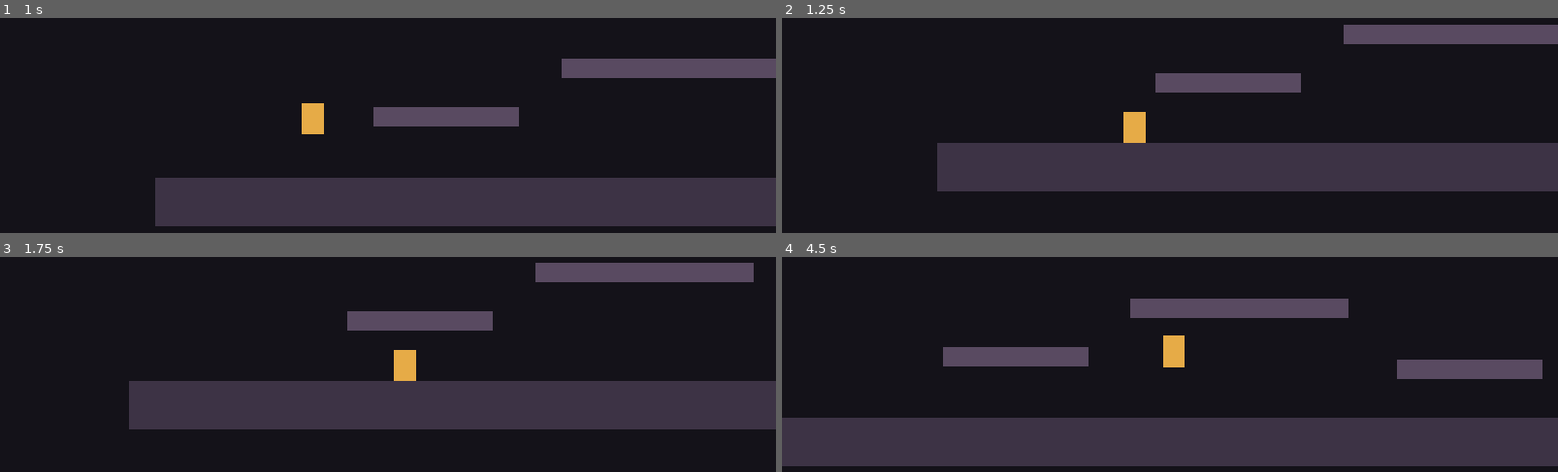
Above: before the commit, frames 1-4 (two rows, left to right).
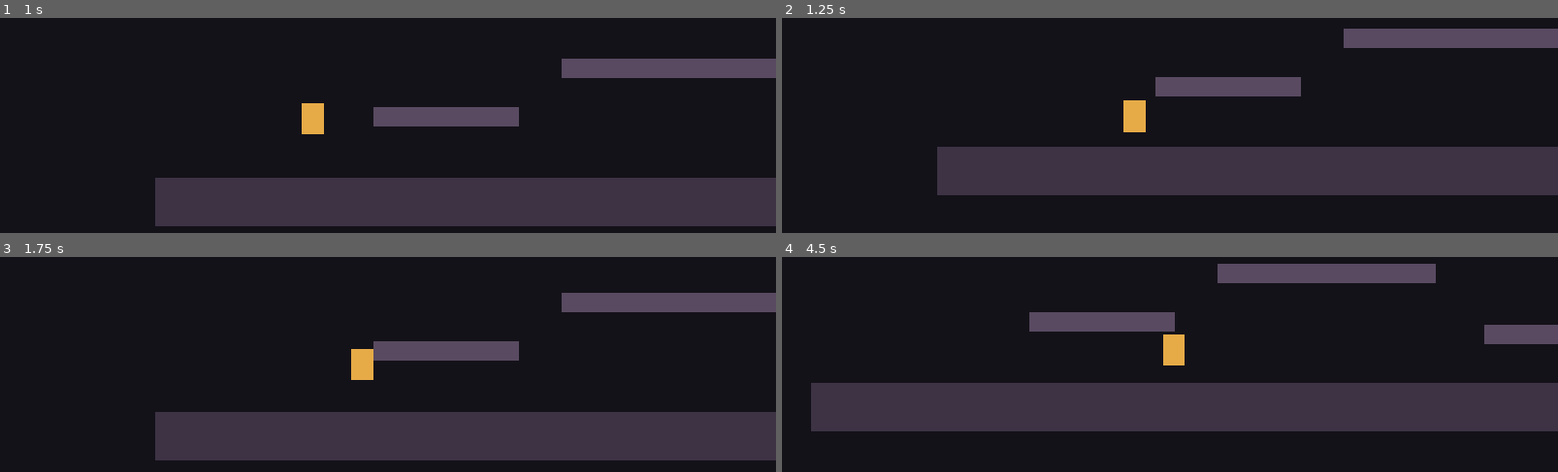
Above: after the commit, the same moments.

Repository: 98longq/relicbound
Game: Godot game, scene res://scenes/levels/test_level.tscn
Same seed, same stepped clock (60 frames per second), same inputs: the game is played once before the commit and once after it.
Inputs:
- Up to frame 1 (1 s): tap Enter (ui_accept) at 0.5, 0.77, 0.8 s; hold Right (ui_right) from 0.53 s (still down); hold Space from 0.53 s (still down)
- Up to frame 2 (1.25 s): keep holding Right (ui_right); keep holding Space; tap Enter (ui_accept) at 1.07 s
- Up to frame 3 (1.75 s): keep holding Right (ui_right); release Space at 1.28 s; tap Enter (ui_accept) at 1.35, 1.52 s; tap Space at 1.55 s
- Up to frame 4 (4.5 s): tap Enter (ui_accept) at 1.82, 2.3, 3.02, 3.32, 3.6, 3.77, 4.07 s; release Right (ui_right) at 2.03 s; hold Left (ui_left) 2.03-2.78 s; hold Space 2.03-2.78 s; hold Right (ui_right) 2.78-4.28 s; tap Space at 2.85, 4.35 s; hold Left (ui_left) from 4.28 s (still down)

Frame 1 is identical in both runs. In frame 2, 4.9% of the frame differs, in the area x 20-100%, y 3-83%; in frame 3, 33%; in frame 4, 43%, in the area x 0-100%, y 3-98%.

Commit message:
Refine M1 player input fallback

Diff:
--- a/scripts/player/player_controller.gd
+++ b/scripts/player/player_controller.gd
@@ -37,7 +37,7 @@
 
 	if not is_zero_approx(direction):
 		velocity.x = move_toward(velocity.x, direction * move_speed, acceleration * delta)
-		facing_direction = signi(direction)
+		facing_direction = 1 if direction > 0.0 else -1
 	else:
 		velocity.x = move_toward(velocity.x, 0.0, friction * delta)
 
@@ -51,16 +51,27 @@
 	# Prefer project-specific gameplay actions.
 	var direction := Input.get_axis("move_left", "move_right")
 
-	# Keep a fallback to Godot's built-in UI actions so the prototype remains usable
-	# even if custom InputMap entries need to be reassigned in the editor.
+	# Keep fallback controls so the M1 prototype is immediately testable even before
+	# the InputMap is edited in Godot's project settings.
+	if is_zero_approx(direction):
+		if Input.is_physical_key_pressed(KEY_A) or Input.is_key_pressed(KEY_LEFT):
+			direction -= 1.0
+		if Input.is_physical_key_pressed(KEY_D) or Input.is_key_pressed(KEY_RIGHT):
+			direction += 1.0
+
+	# Godot's built-in UI actions are another useful fallback for keyboard/gamepad tests.
 	if is_zero_approx(direction):
 		direction = Input.get_axis("ui_left", "ui_right")
 
-	return direction
+	return clampf(direction, -1.0, 1.0)
 
 
 func _is_jump_pressed() -> bool:
-	return Input.is_action_just_pressed("jump") or Input.is_action_just_pressed("ui_accept")
+	return (
+		Input.is_action_just_pressed("jump")
+		or Input.is_action_just_pressed("ui_accept")
+		or Input.is_physical_key_pressed(KEY_SPACE)
+	)
 
 
 func _update_facing_visual() -> void:
